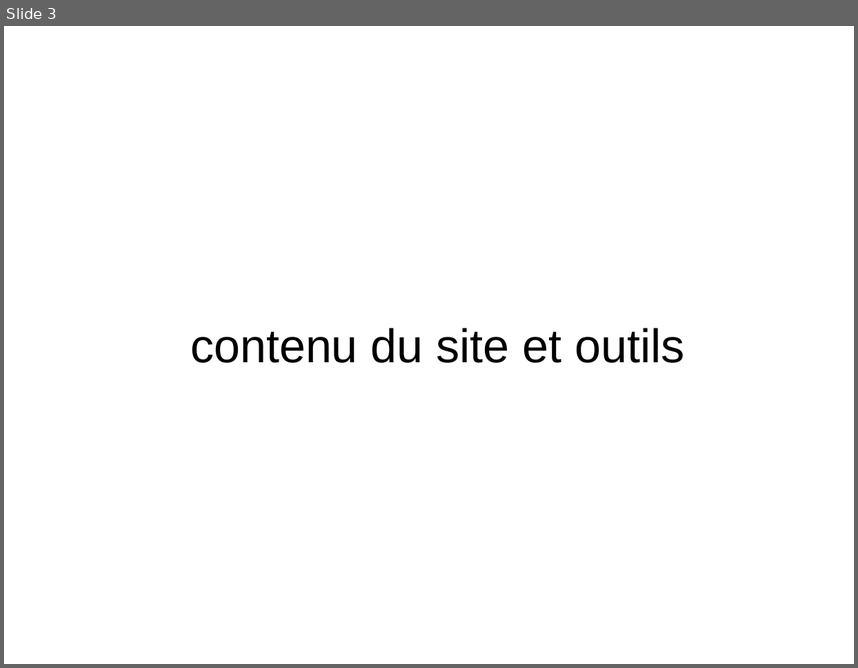
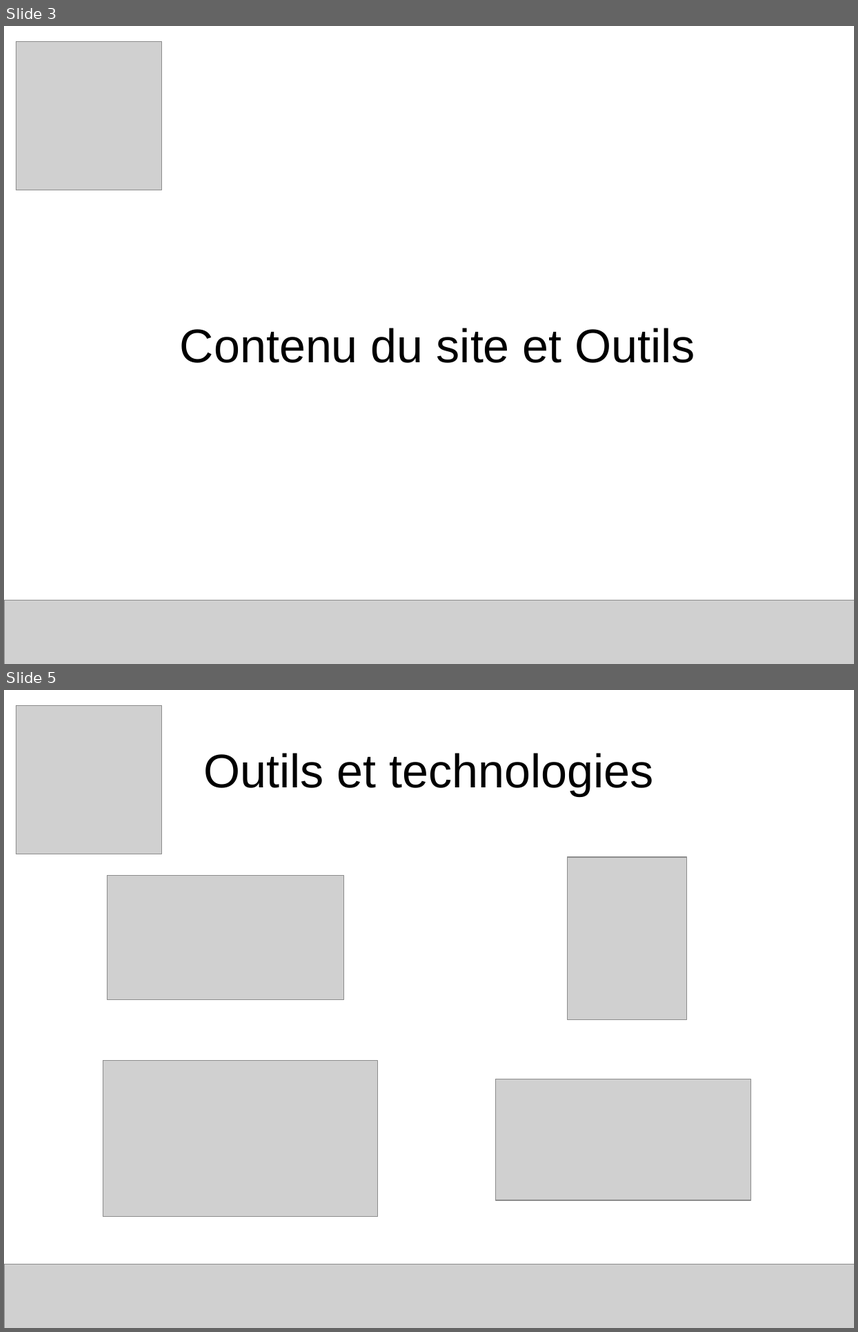
Before and after one commit to franckcostanzo/LaPlateforme_Php-Js, a slide deck: Beta/Divers/presentation.odp. Shown one above the other, each under a label of ours: slide 3 before the commit, slides 3 and 5 after it; the slides between them are not shown. The pictures are 858x668 and 858x1332 pixels, drawn with LibreOffice and Linux fonts; fonts in the diff are those of the drawing; grey boxes stand for pictures. Boxes give left, top, right and bottom in pixels: in the first picture for what was removed or moved away, otherwise in the second. Text is boxed around its words. In the diff, an @@ line names an element or a change of style, - is before the commit and + after.

```diff
--- a/Beta/Divers/presentation.odp
+++ b/Beta/Divers/presentation.odp
@@ slide 5 added at bbox=[4, 690, 854, 1328], background #FFFFFF @@
@@ picture added at bbox=[16, 705, 162, 854] @@
@@ title added at bbox=[203, 753, 653, 796], 44 pt, text #000000 @@
+Outils et technologies
@@ picture added at bbox=[107, 875, 344, 999] @@
@@ picture added at bbox=[568, 858, 688, 1019] @@
@@ picture added at bbox=[103, 1061, 378, 1216] @@
@@ picture added at bbox=[496, 1078, 751, 1200] @@
@@ picture added at bbox=[4, 1264, 854, 1328] @@
@@ slide 3 changed as well @@
@@ picture added at bbox=[16, 41, 162, 190] @@
@@ title at bbox=[180, 328, 695, 363]: text changed @@
-contenu du site et outils
+Contenu du site et Outils
@@ picture added at bbox=[4, 600, 854, 664] @@
```
Also in this commit, not shown: 13 other slides changed, 14 other slides added, 3 slides removed, 6 other files.
